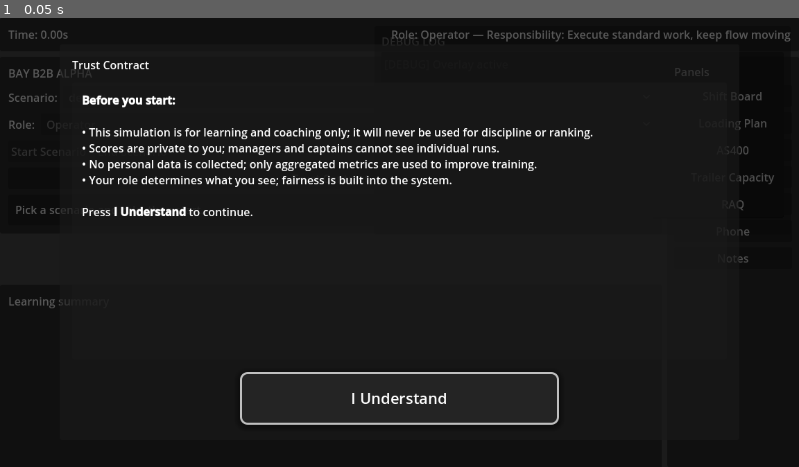
Above: before the commit, frame 1.
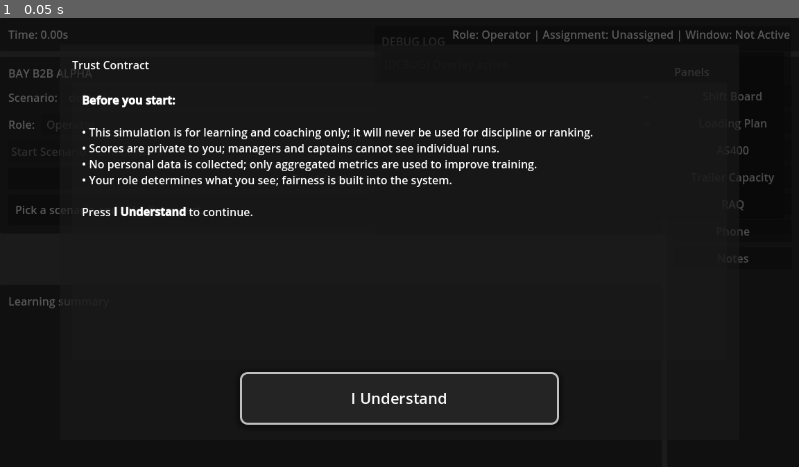
Above: after the commit, the same moment.

Repository: donotworryitisme-boop/wots-alpha
Game: Godot game, scene res://scenes/Main.tscn
Two runs of this game, one before a commit and one after it. Both use one fixed random seed, a clock stepped at 60 frames per second and the inputs below.
Inputs:
- Up to frame 1 (0.05 s): no input

The runs differ from the first frame. In frame 1, 0.4% of the frame differs, in the area x 49-99%, y 2-6%.

Commit message:
BAY-ALPHA-0085

Diff:
--- a/core/scenarios/ScenarioLoader.gd
+++ b/core/scenarios/ScenarioLoader.gd
@@ -63,6 +63,10 @@
 	else:
 		session.time_slack = max(float(knobs.get("time_slack", 1.0)), min_slack)
 		session.time_pressure = clamp(1.0 - session.time_slack, 0.0, 1.0)
+
+	# Scenario start assignment (neutral)
+	session.set_assignment("Bay B2B — default assignment")
+	session.set_responsibility_window(true)
 
 	# Schedule scenario events
 	for ev in events:
@@ -145,7 +149,14 @@
 ) -> void:
 	var current_time: float = session.sim_clock.current_time
 
-	# Update objective text for harness (does not reveal outcomes).
+	# Phase change => update assignment text (neutral, no instruction)
+	var dock_text := "Unspecified"
+	if payload.has("dock"):
+		dock_text = str(payload.get("dock"))
+	session.set_assignment("Loading — %s" % dock_text)
+	session.set_responsibility_window(true)
+
+	# Update objective text for harness
 	session.set_current_objective("Handle Rule %d (pallet %s)" % [rule_id, str(payload.get("pallet_id", "?"))])
 
 	var decision_context: Dictionary = session.build_decision_context(rule_id, payload, current_time, decision_time, decision_window)
@@ -156,7 +167,6 @@
 	if session.score_engine != null:
 		session.score_engine.apply_rule(rule_id, produces_waste)
 
-	# Harness timeline (replaces UI FeedbackLayer dependency)
 	session.record_rule_result(rule_id, produces_waste, current_time)
 
 	session.publish_hint("")
--- a/core/session/SessionManager.gd
+++ b/core/session/SessionManager.gd
@@ -7,6 +7,9 @@
 signal session_ended(debrief_payload: Dictionary)
 signal action_registered(one_line: String)
 signal role_updated(role_id: int)
+
+# Execution 8.5 — Responsibility Boundary Strip
+signal responsibility_boundary_updated(role_id: int, assignment_text: String, window_active: bool)
 
 @warning_ignore("shadowed_global_identifier")
 const SorterModel  = preload("res://core/domain/SorterModel.gd")
@@ -53,6 +56,11 @@
 var panel_catalog: Array[String] = []
 var panels_ever_opened: Dictionary = {} # name -> true
 
+# --------------------------
+# Responsibility Boundary Strip (8.5)
+var current_assignment: String = "Unassigned"
+var responsibility_window_active: bool = false
+
 func _ready() -> void:
 	sim_clock = SimClock.new()
 	add_child(sim_clock)
@@ -81,22 +89,21 @@
 	score_engine = ScoreEngine.new()
 	add_child(score_engine)
 
+	# Initial boundary (neutral language)
+	_emit_boundary_update()
+
+# --------------------------
+# 8.4 Panel catalog + logging
+
 func register_panel_catalog(names: Array[String]) -> void:
-	# Called by BayUI once to define which panels exist (so we can audit "never opened").
 	panel_catalog = names.duplicate()
 	panels_ever_opened.clear()
 	for n in panel_catalog:
 		panels_ever_opened[str(n)] = false
 
 func panel_opened(name: String) -> void:
-	if not session_active:
-		# Still allow logging even if opened before start, but timestamp will be 0.0.
-		pass
 	var t: float = sim_clock.current_time
-	if panels_ever_opened.has(name):
-		panels_ever_opened[name] = true
-	else:
-		panels_ever_opened[name] = true
+	panels_ever_opened[name] = true
 
 	var line := "%0.2fs: Panel opened — %s" % [t, name]
 	action_registered.emit(line)
@@ -107,6 +114,9 @@
 	var line := "%0.2fs: Panel closed — %s" % [t, name]
 	action_registered.emit(line)
 	_add_timeline_line(line)
+
+# --------------------------
+# Session lifecycle
 
 func start_session_with_scenario(scenario_name: String) -> void:
 	if session_active:
@@ -124,16 +134,20 @@
 	zero_score_mode = false
 	timeline_lines.clear()
 
-	# Reset panel usage per session (requirement: per session)
+	# Reset panel usage per session (requirement)
 	if panel_catalog.size() > 0:
 		for n in panel_catalog:
 			panels_ever_opened[str(n)] = false
 
+	# Responsibility boundary defaults at start (neutral)
+	current_assignment = "Bay B2B session"
+	responsibility_window_active = true
+	_emit_boundary_update()
+
 	score_engine.start_session()
 
 	publish_hint("")
 	set_current_objective("(waiting for first event)")
-
 	_add_timeline_line("%0.2fs: Session started — scenario: %s" % [sim_clock.current_time, scenario_name])
 
 	scenario_loader.load_scenario(scenario_name, self, rule_engine)
@@ -147,6 +161,10 @@
 
 	session_active = false
 	score_engine.end_session(self)
+
+	# Responsibility window closes when session ends
+	responsibility_window_active = false
+	_emit_boundary_update()
 
 	_add_timeline_line("%0.2fs: Session ended" % sim_clock.current_time)
 
@@ -171,11 +189,11 @@
 	var waste_count: int = rule_engine.waste_log.size()
 	var why := ""
 	if waste_count > 0:
-		why += "Some moments produced waste signals. Under pressure (time, ambiguity, interruptions), attention misses stack up.\n"
-		why += "Your panel choices show what information you prioritized during decisions.\n"
+		why += "Some moments produced waste signals. Under pressure (time, ambiguity, interruptions), attention misses can stack up.\n"
+		why += "Panel access shows what information was consulted during the session.\n"
 	else:
 		why += "This run produced no waste signals. Consistent checking and clean handoffs reduce rework under pressure.\n"
-		why += "Your panel choices show what information you used to stay aligned.\n"
+		why += "Panel access shows what information was consulted during the session.\n"
 
 	var payload := {
 		"what_happened": what_happened,
@@ -184,6 +202,9 @@
 
 	session_ended.emit(payload)
 
+# --------------------------
+# Harness decisions
+
 func manual_decision(action: String) -> void:
 	if not session_active:
 		return
@@ -197,8 +218,10 @@
 
 	var one_line := "%0.2fs: Action registered: %s" % [t, action]
 	action_registered.emit(one_line)
-
 	_add_timeline_line("%0.2fs: Manual decision — %s" % [t, action])
+
+# --------------------------
+# Scheduling
 
 func schedule_event_in(delay: float, callback: Callable) -> void:
 	event_queue.schedule_event_in(delay, callback, sim_clock)
@@ -238,6 +261,21 @@
 func set_current_objective(text: String) -> void:
 	current_objective = text
 	situation_updated.emit(current_objective)
+
+# --------------------------
+# 8.5 Responsibility boundary APIs
+
+func set_assignment(text: String) -> void:
+	# Neutral language only.
+	current_assignment = text
+	_emit_boundary_update()
+
+func set_responsibility_window(active: bool) -> void:
+	responsibility_window_active = active
+	_emit_boundary_update()
+
+func _emit_boundary_update() -> void:
+	responsibility_boundary_updated.emit(role_manager.get_role(), current_assignment, responsibility_window_active)
 
 # --------------------------
 # Timeline hook used by ScenarioLoader
@@ -330,6 +368,7 @@
 	if scaffold_source == "role":
 		scaffold_tier_active = _tier_for_role(role_manager.get_role())
 	role_updated.emit(role)
+	_emit_boundary_update()
 
 func get_role() -> int:
 	return role_manager.get_role()
--- a/scripts/BayUI.gd
+++ b/scripts/BayUI.gd
@@ -61,13 +61,16 @@
 var _debrief_what_happened: String = ""
 var _debrief_why_it_mattered: String = ""
 
+# 8.5 strip state
+var _strip_assignment: String = "Unassigned"
+var _strip_window_active: bool = false
+
 # Per-session panel state (open/closed)
 var _panel_state: Dictionary = {} # name -> bool
 var _panel_nodes: Dictionary = {} # name -> PanelContainer
 
 func _ready() -> void:
 	set_enabled(false)
-
 	_reset_panel_state()
 
 	if trust_button != null:
@@ -93,8 +96,8 @@
 	_init_panel_nodes_and_buttons()
 
 	_set_setup_guidance()
-	_update_role_strip()
 	_update_top_time(0.0)
+	_update_strip_text()
 
 func set_enabled(enabled: bool) -> void:
 	_enabled = enabled
@@ -152,6 +155,8 @@
 			_session.connect("action_registered", Callable(self, "_on_action_registered"))
 		if _session.has_signal("role_updated"):
 			_session.connect("role_updated", Callable(self, "_on_role_updated"))
+		if _session.has_signal("responsibility_boundary_updated"):
+			_session.connect("responsibility_boundary_updated", Callable(self, "_on_boundary_updated"))
 
 func _populate_scenarios() -> void:
 	if scenario_dropdown == null or _session == null:
@@ -189,7 +194,6 @@
 		role_id = role_dropdown.get_selected_id()
 
 	_session.set_role(role_id)
-	_update_role_strip()
 
 	_is_active = true
 	_set_active_guidance()
@@ -213,10 +217,7 @@
 		explain_toggle.visible = false
 		explain_toggle.button_pressed = false
 
-	if _session.has_method("start_session_with_scenario"):
-		_session.call("start_session_with_scenario", scenario_name)
-	else:
-		_session.start_session()
+	_session.call("start_session_with_scenario", scenario_name)
 
 func _on_end_pressed() -> void:
 	if _session == null:
@@ -226,8 +227,7 @@
 func _on_decision_pressed(action: String) -> void:
 	if _session == null:
 		return
-	if _session.has_method("manual_decision"):
-		_session.call("manual_decision", action)
+	_session.call("manual_decision", action)
 
 func _on_hint_updated(hint_text: String) -> void:
 	if hint_label != null:
@@ -301,28 +301,33 @@
 		top_time_label.text = "Time: %0.2fs" % total_time
 
 func _on_role_updated(_role_id: int) -> void:
-	_update_role_strip()
-
-func _update_role_strip() -> void:
+	_update_strip_text()
+
+func _on_boundary_updated(role_id: int, assignment_text: String, window_active: bool) -> void:
+	_strip_assignment = assignment_text
+	_strip_window_active = window_active
+	_update_strip_text()
+
+func _update_strip_text() -> void:
 	if role_strip_label == null:
 		return
 
 	var role_name := "Operator"
-	var responsibility := "Execute standard work, keep flow moving"
-
 	if role_dropdown != null:
 		match role_dropdown.get_selected_id():
 			WOTSConfig.Role.OPERATOR:
 				role_name = "Operator"
-				responsibility = "Execute standard work, keep flow moving"
 			WOTSConfig.Role.CAPTAIN:
 				role_name = "Captain"
-				responsibility = "Remove blockers, coordinate priorities"
 			WOTSConfig.Role.TRAINER:
 				role_name = "Trainer"
-				responsibility = "Coach process and safe decisions"
-
-	role_strip_label.text = "Role: %s — Responsibility: %s" % [role_name, responsibility]
+
+	var window_text := "Not Active"
+	if _strip_window_active:
+		window_text = "Active"
+
+	# Neutral language only.
+	role_strip_label.text = "Role: %s | Assignment: %s | Window: %s" % [role_name, _strip_assignment, window_text]
 
 # ------------------------------
 # Attention Panels (8.4)
@@ -376,7 +381,7 @@
 		return
 
 	if _session != null:
-		if visible and _session.has_method("panel_opened"):
+		if visible:
 			_session.call("panel_opened", name)
-		elif (not visible) and _session.has_method("panel_closed"):
+		else:
 			_session.call("panel_closed", name)
